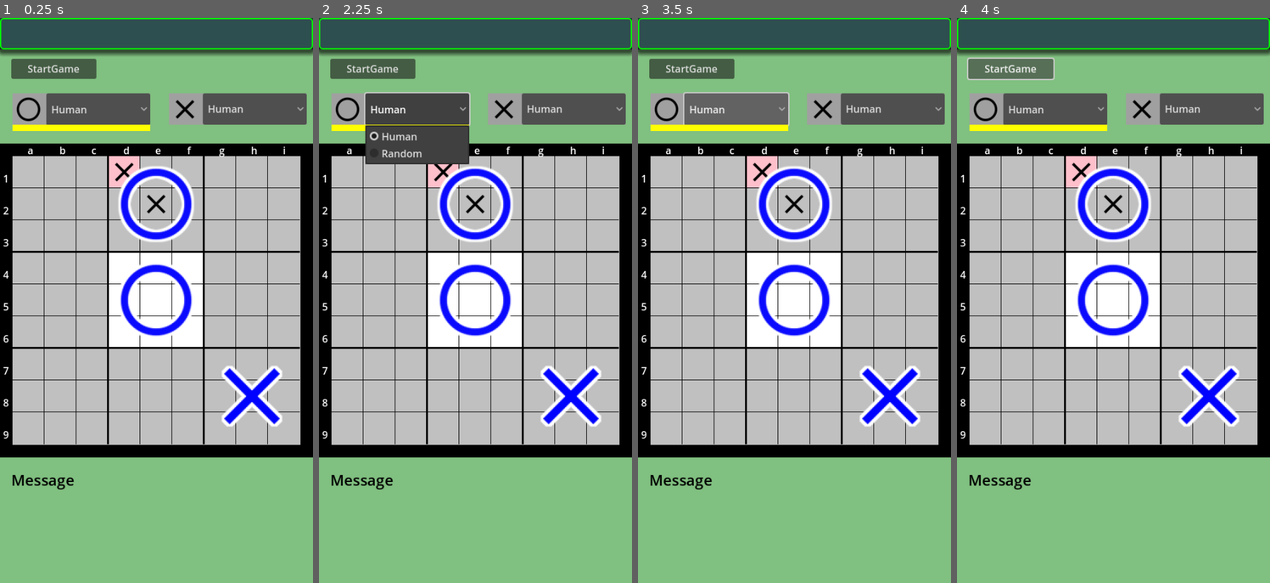
Above: before the commit, frames 1-4 (left to right).
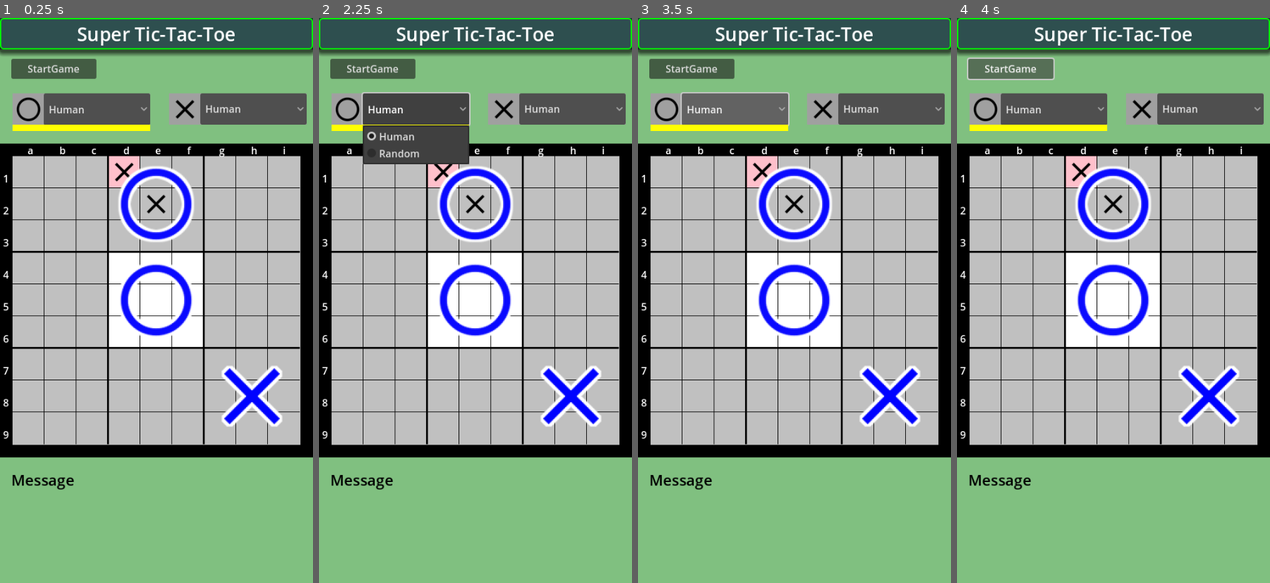
Above: after the commit, the same moments.

Repository: vivisuke/SuperTicTacToe4
Game: Godot game, scene res://main_scene.tscn
The game is run twice, just before and just after one commit, with the same random seed, the same clock (stepped at 60 frames per second) and the same inputs.
Inputs:
- Up to frame 1 (0.25 s): no input
- Up to frame 2 (2.25 s): click "StartGame" at 0.5 s; click "StartGame" at 1.25 s; click "Human" at 2 s
- Up to frame 3 (3.5 s): click "Human" at 2.75 s
- Up to frame 4 (4 s): click "StartGame" at 3.5 s

The runs differ from the first frame. In frame 1, 0.8% of the frame differs, in the area x 13-78%, y 1-19%; in frame 2, 1.2%, in the area x 13-78%, y 1-26%; in frame 3, 0.8%; in frame 4, 0.8%.

Commit message:
0014 ◎ C 03/06 03/06 0.001│ToDo│タイトルバー：タイトルテキスト表示

Diff:
--- a/SuperTicTacToe/main_scene.tscn
+++ b/SuperTicTacToe/main_scene.tscn
@@ -71,6 +71,15 @@
 offset_bottom = 50.0
 color = Color(0.180392, 0.309804, 0.309804, 1)
 script = ExtResource("1_l3eue")
+
+[node name="Label" type="Label" parent="TitleBar"]
+layout_mode = 0
+offset_right = 500.0
+offset_bottom = 50.0
+theme_override_font_sizes/font_size = 30
+text = "Super Tic-Tac-Toe"
+horizontal_alignment = 1
+vertical_alignment = 1
 
 [node name="StartStopButton" type="Button" parent="."]
 anchors_preset = -1
@@ -143,7 +152,7 @@
 
 [node name="OptionButton" type="OptionButton" parent="WhitePlayer"]
 layout_mode = 0
-offset_left = 54.0
+offset_left = 50.0
 offset_right = 220.0
 offset_bottom = 51.0
 item_count = 2
@@ -175,7 +184,7 @@
 
 [node name="OptionButton" type="OptionButton" parent="BlackPlayer"]
 layout_mode = 0
-offset_left = 54.0
+offset_left = 50.0
 offset_right = 220.0
 offset_bottom = 50.0
 item_count = 2
Not shown, changed: SuperTicTacToe4.spr
